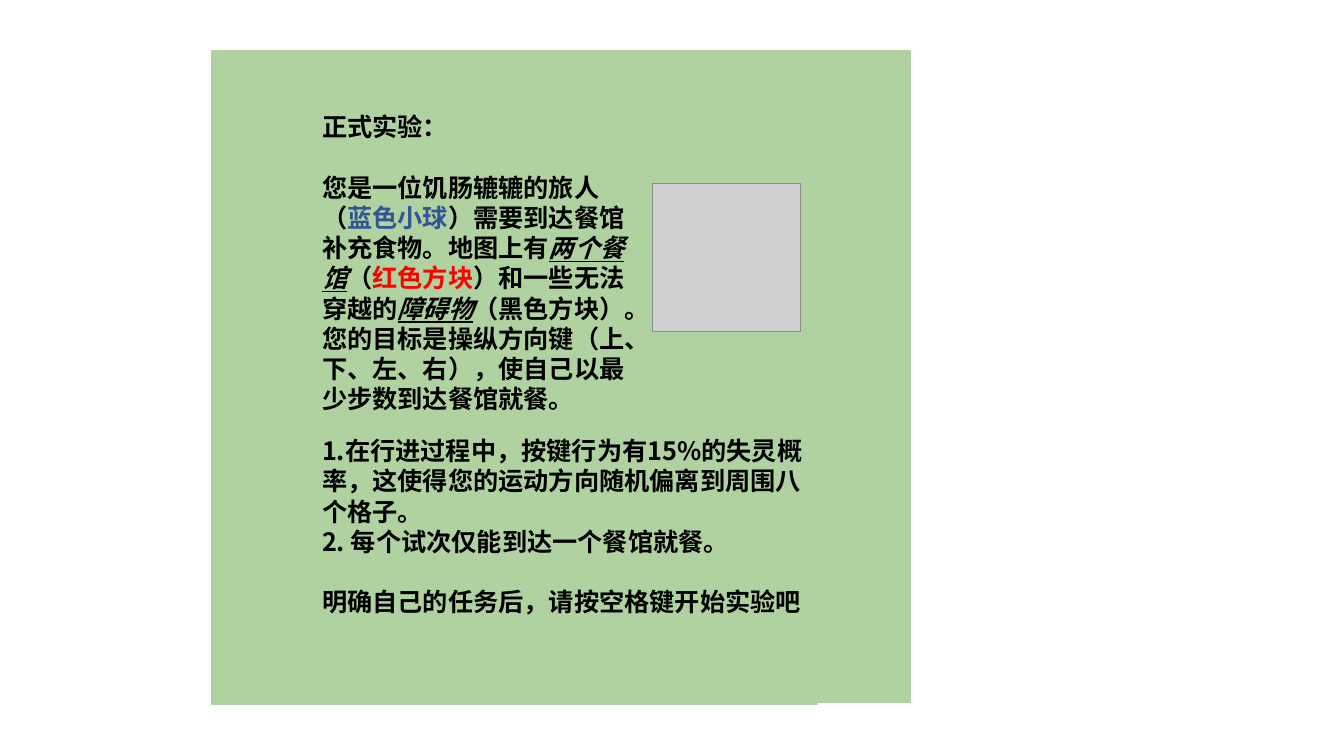
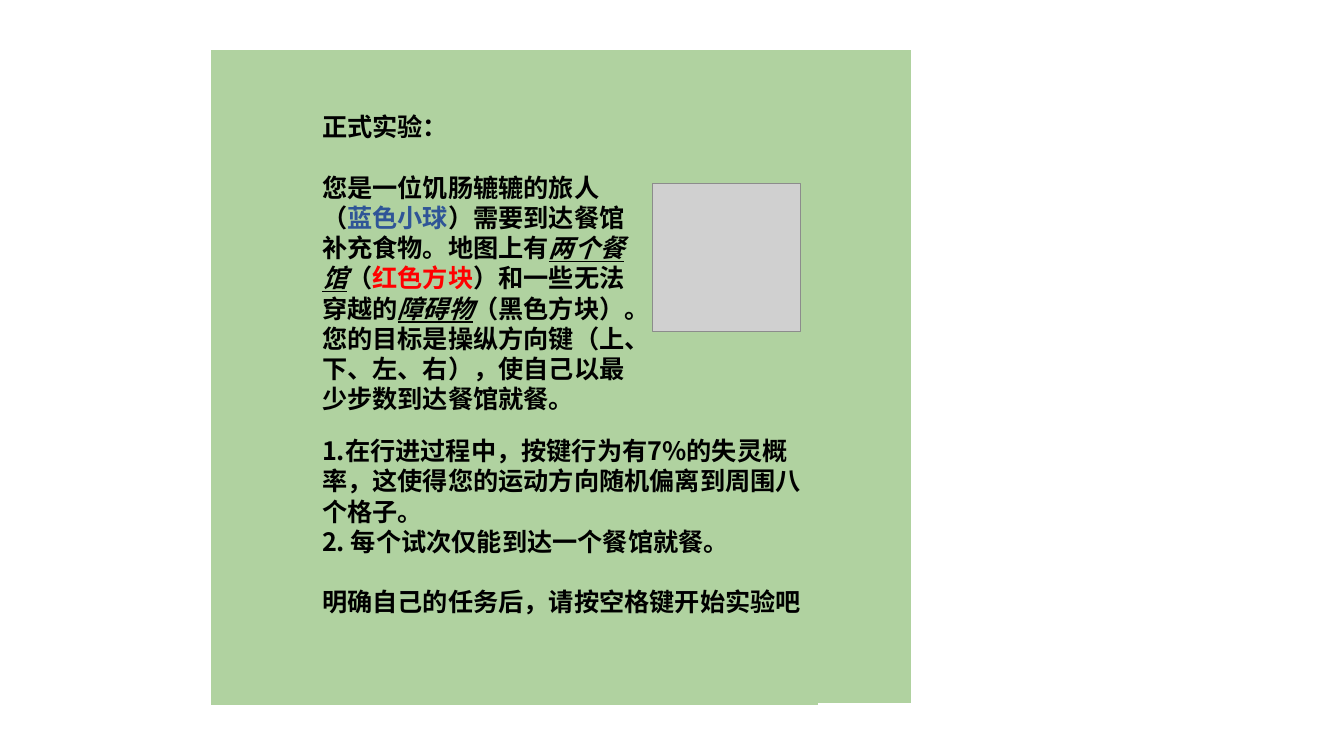
Before and after one commit to chengshaozhe/commitmentObstacles, a slide deck: slide 4 of pictures/introduction.pptx (slide 3 before the commit). Drawn at 1344x756 pixels with LibreOffice and Linux fonts; fonts in the diff are those of the drawing; grey boxes stand for pictures. Boxes give left, top, right and bottom in pixels: in the first picture for what was removed or moved away, otherwise in the second. Text is boxed around its words. In the diff, an @@ line names an element or a change of style, - is before the commit and + after.

```diff
--- a/pictures/introduction.pptx
+++ b/pictures/introduction.pptx
@@ text in rectangle at [322,438,801,524]: text changed @@
-    1.在行进过程中，按键行为有15%的失灵概率，这使得您的运动方向随机偏离到周围八个格子。
+    1.在行进过程中，按键行为有7%的失灵概率，这使得您的运动方向随机偏离到周围八个格子。
```
Also in this commit, not shown: 1 other slide changed, 2 slides added, 6 other files.
